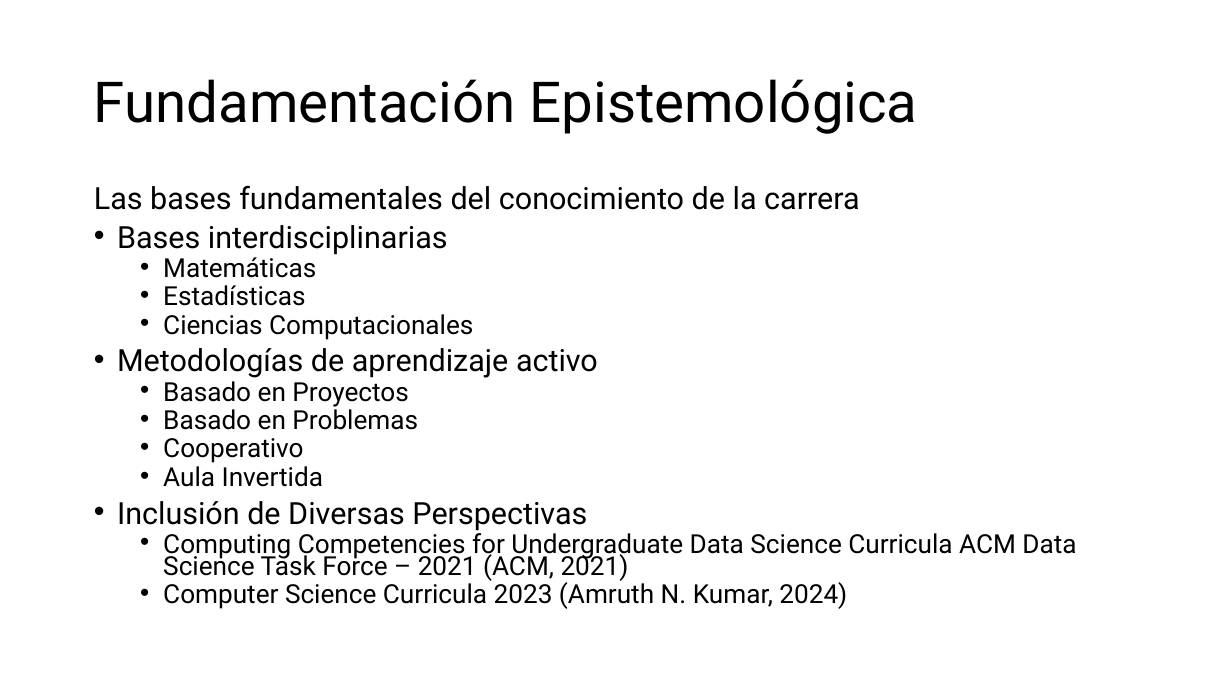
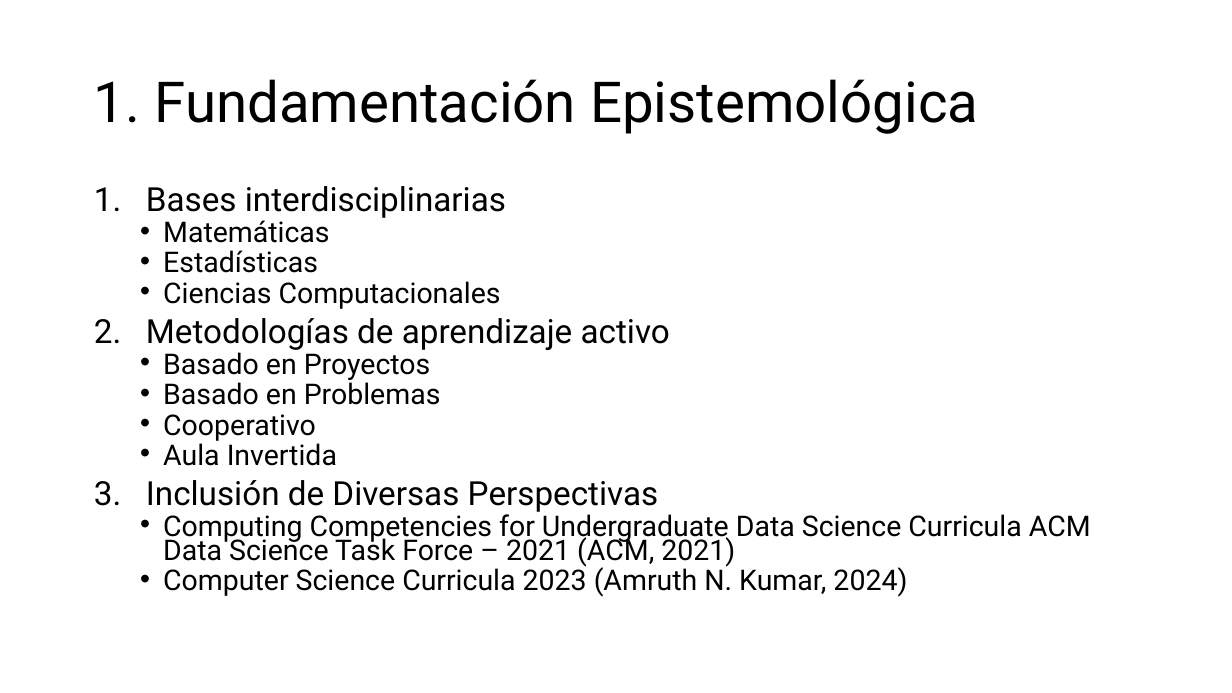
Before and after one commit to aavendan/cdia, a slide deck: slide 2 of 03 Presentación.pptx. Drawn at 1232x693 pixels with LibreOffice and Linux fonts; fonts in the diff are those of the drawing. Boxes give left, top, right and bottom in pixels: in the first picture for what was removed or moved away, otherwise in the second. Text is boxed around its words. In the diff, an @@ line names an element or a change of style, - is before the commit and + after.

```diff
--- a/03 Presentación.pptx
+++ b/03 Presentación.pptx
@@ title at (94, 79, 978, 134): text changed @@
-Fundamentación Epistemológica
+1. Fundamentación Epistemológica
@@ text "Bases interdisciplinarias" at (146, 186, 1091, 597): size 23.8 to 25.9 pt in "Bases interdisciplinarias", "Metodologías de aprendizaje activo", "Inclusión de Diversas Perspectivas"; size 20.4 to 22.2 pt in "Matemáticas", "Estadísticas", "Ciencias Computacionales", "Basado en Proyectos" and 5 more places; bullet • to 1. @@
@@ text at (94, 185, 859, 210): paragraph removed @@
-Las bases fundamentales del conocimiento de la carrera
```
Also in this commit, not shown: 2 other slides changed.
